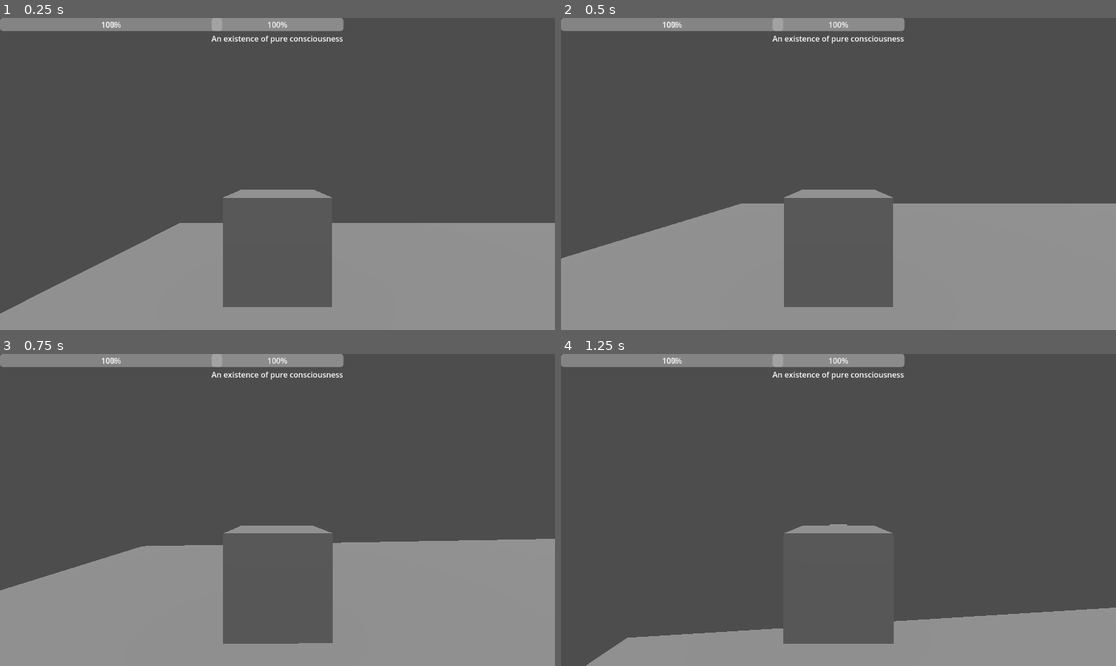
Above: before the commit, frames 1-4 (two rows, left to right).
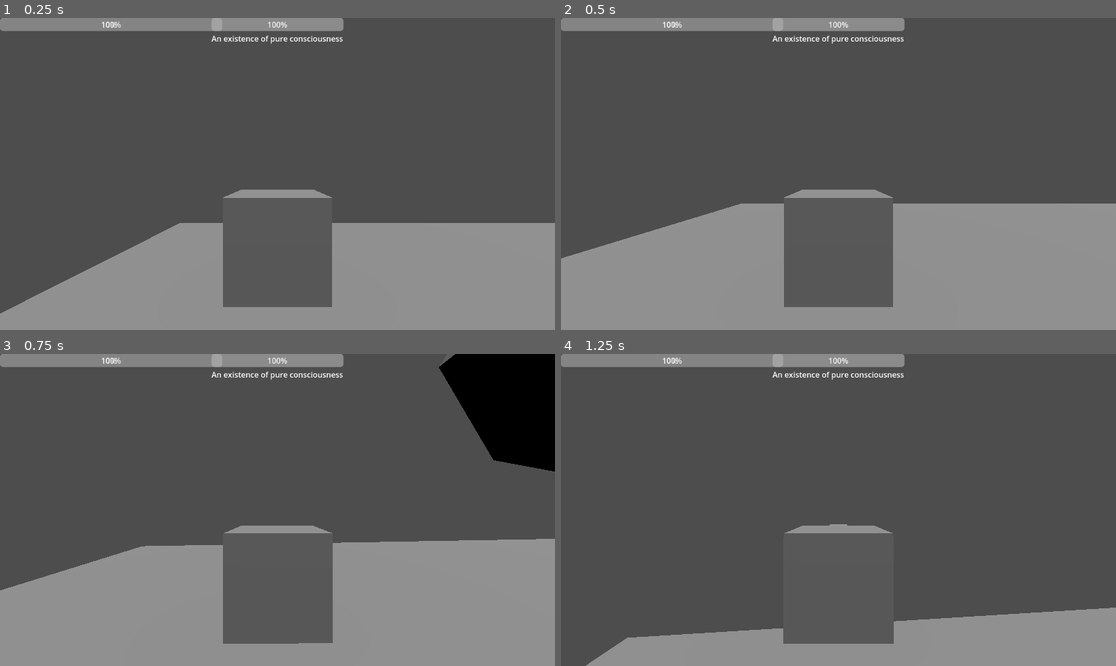
Above: after the commit, the same moments.

Repository: RavenRandomz/cube-extentialis-bossfight
Game: Godot game, scene res://testworld.tscn
Two runs of this game, one before a commit and one after it. Both use one fixed random seed, a clock stepped at 60 frames per second and the inputs below.
Inputs (mouse positions are in pixels of both pictures, inside the frame that each line leads up to):
- Up to frame 1 (0.25 s): no input
- Up to frame 2 (0.5 s): no input
- Up to frame 3 (0.75 s): tap Enter at 0.5 s; move the mouse to (305, 510) at 0.52 s; press the mouse at (305, 510) at 0.53 s; hold W (player_forward) from 0.53 s (still down)
- Up to frame 4 (1.25 s): keep holding W (player_forward); tap Space (player_jump) at 0.77 s

Frames 1-2 are identical in both runs. In frame 3, 5.8% of the frame differs, in the area x 79-100%, y 0-38%; in frame 4, nothing differs.
Error before the commit: Invalid call. Nonexistent function 'generate_random_internal_position' in base 'Nil'. (res://protector_state_roam.gd:36)

Commit message:
Add test for protector roam in territory

Diff:
--- a/testworld.tscn
+++ b/testworld.tscn
@@ -1,11 +1,15 @@
-[gd_scene load_steps=7 format=3 uid="uid://c8tcdkqy05qfo"]
+[gd_scene load_steps=9 format=3 uid="uid://c8tcdkqy05qfo"]
 
 [ext_resource type="PackedScene" uid="uid://bnlvq0ut74cfd" path="res://character/player.tscn" id="1_tsfjo"]
 [ext_resource type="PackedScene" uid="uid://db8eme6e062u" path="res://enemies/boss.tscn" id="2_6tpxl"]
 [ext_resource type="PackedScene" uid="uid://cy4egh8xged8" path="res://map_elements/damage_box.tscn" id="3_nuhrv"]
 [ext_resource type="PackedScene" uid="uid://cmmulbrsy1iwr" path="res://GUI/player_hud.tscn" id="4_wpvqo"]
 [ext_resource type="PackedScene" uid="uid://cr5t0ilnjw5f3" path="res://GUI/boss_fight_hud.tscn" id="5_64iom"]
+[ext_resource type="PackedScene" uid="uid://chnj8stg6x0vw" path="res://map_elements/box_territory.tscn" id="6_svkkm"]
 [ext_resource type="PackedScene" uid="uid://bhlupu2c6re12" path="res://enemies/protector.tscn" id="7_kegd4"]
+
+[sub_resource type="BoxShape3D" id="BoxShape3D_xy5mr"]
+size = Vector3(10, 1, 10)
 
 [node name="world" type="Node3D"]
 
@@ -35,5 +39,14 @@
 
 [node name="Node" type="Node" parent="."]
 
-[node name="Protector" parent="." instance=ExtResource("7_kegd4")]
-transform = Transform3D(1, 0, 0, 0, 1, 0, 0, 0, 1, -25.143, 0, 0)
+[node name="BoxTerritory" parent="." instance=ExtResource("6_svkkm")]
+transform = Transform3D(1, 0, 0, 0, 1, 0, 0, 0, 1, -24, 0, 0)
+
+[node name="CollisionShape3D" parent="BoxTerritory" index="0"]
+shape = SubResource("BoxShape3D_xy5mr")
+
+[node name="Protector" parent="." node_paths=PackedStringArray("_territory") instance=ExtResource("7_kegd4")]
+transform = Transform3D(1, 0, 0, 0, 1, 0, 0, 0, 1, -21, 0, 0)
+_territory = NodePath("../BoxTerritory")
+
+[editable path="BoxTerritory"]
